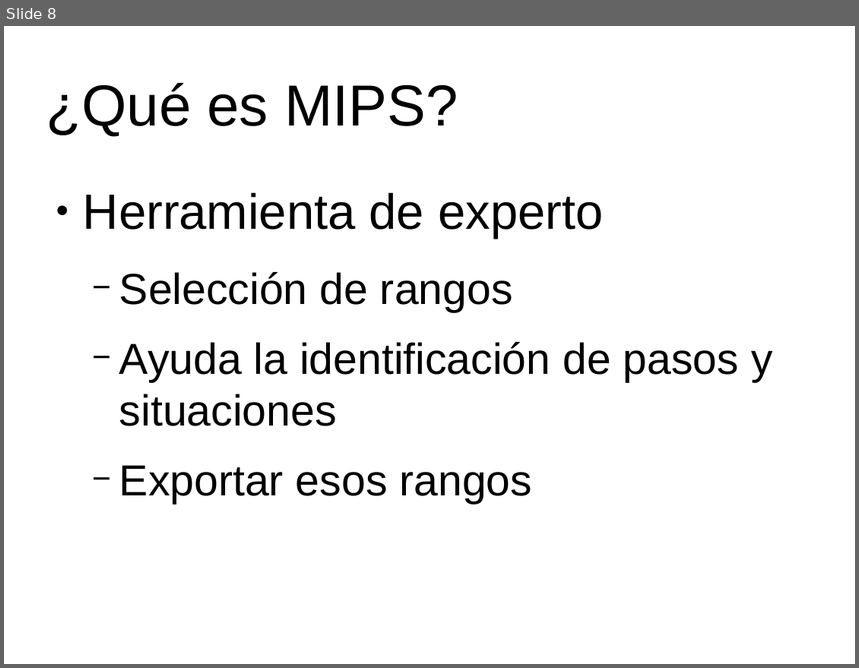
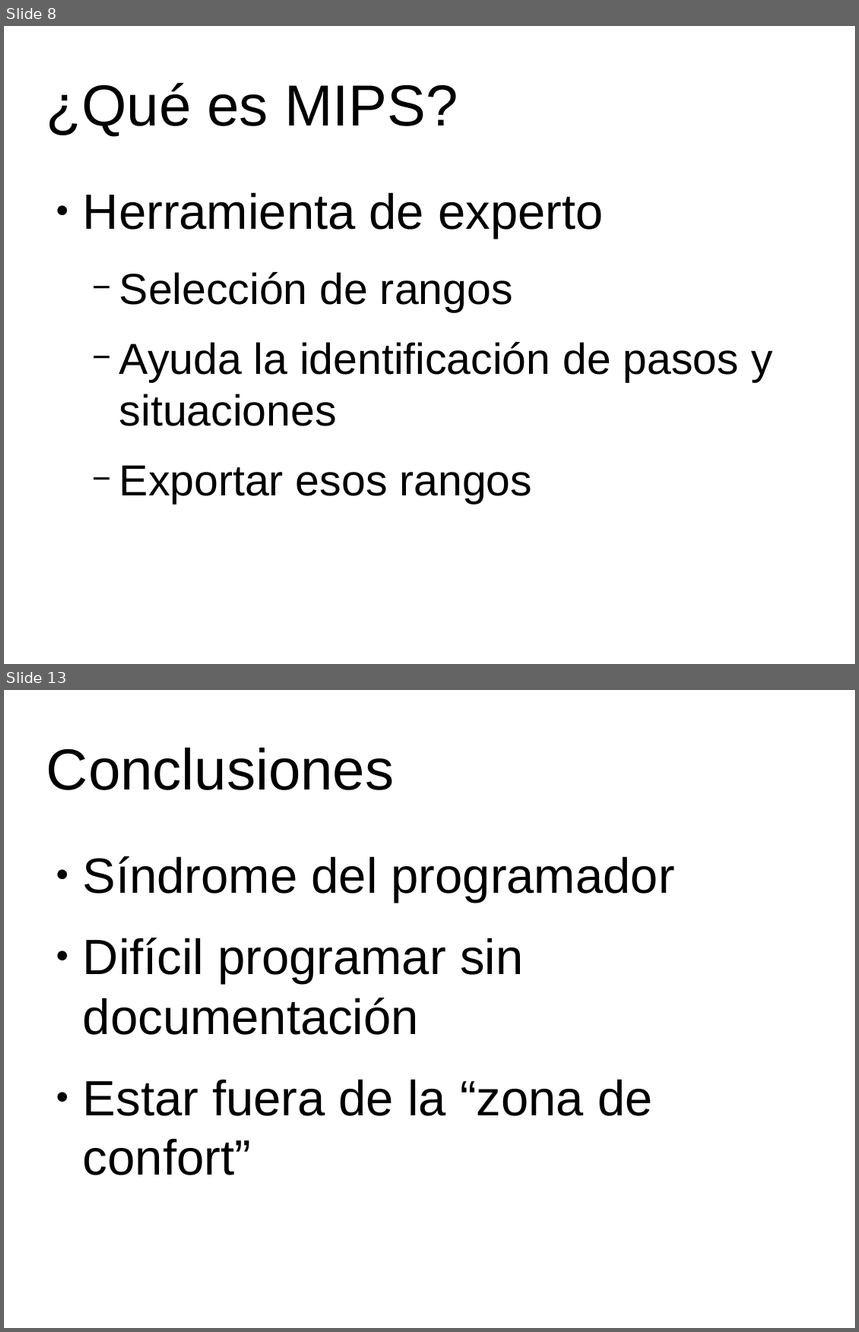
Before and after one commit to RubenAgudo/TFG_Documentation, a slide deck: Attachments/Presentacion.odp. Shown one above the other, each under a label of ours: slide 8 before the commit, slides 8 and 13 after it; the slides between them are not shown. The pictures are 859x668 and 859x1332 pixels, drawn with LibreOffice and Linux fonts; fonts in the diff are those of the drawing; background and template pictures are left out. Boxes give left, top, right and bottom in pixels: in the first picture for what was removed or moved away, otherwise in the second. Text is boxed around its words. In the diff, an @@ line names an element or a change of style, - is before the commit and + after.

```diff
--- a/Attachments/Presentacion.odp
+++ b/Attachments/Presentacion.odp
@@ slide 13 added at [4, 690, 855, 1328], background #FFFFFF @@
@@ title added at [47, 747, 394, 790], 54 pt, text #000000 @@
+Conclusiones
@@ text added at [83, 856, 675, 1176], 46.2 pt, text #000000 @@
+● Síndrome del programador
+● Difícil programar sin documentación
+● Estar fuera de la “zona de confort”
```
Also in this commit, not shown: 4 slides changed, 2 other slides added.
